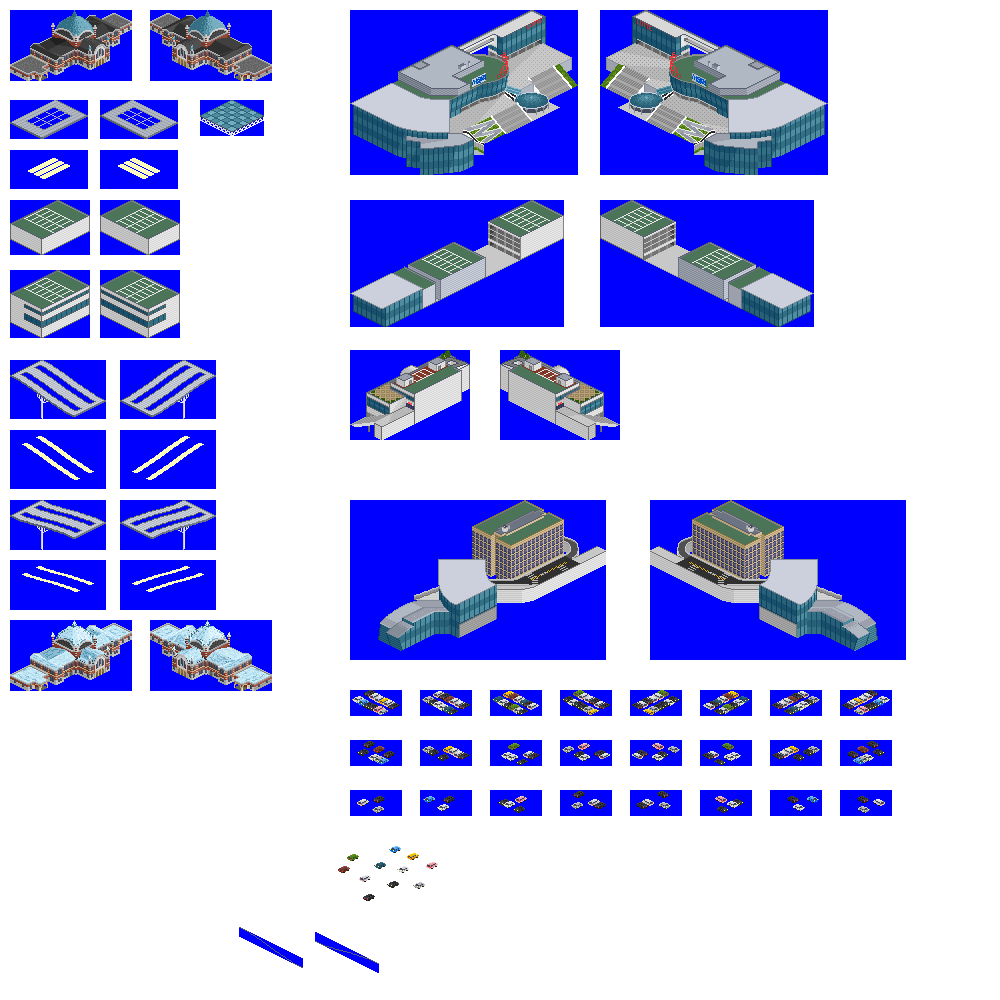
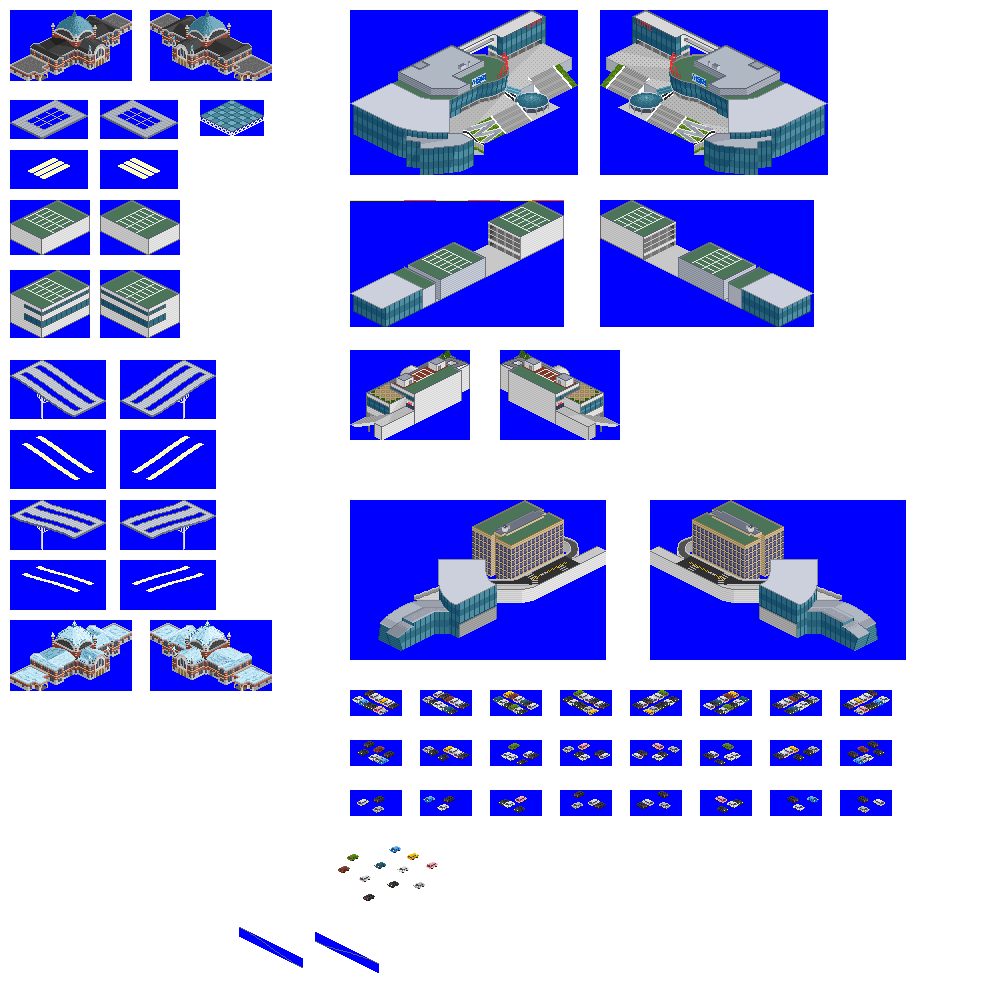
Revision of a layered (1000, 1000) image; what changed, layer by layer:
painted on "buildings" over [350, 200, 564, 201]
